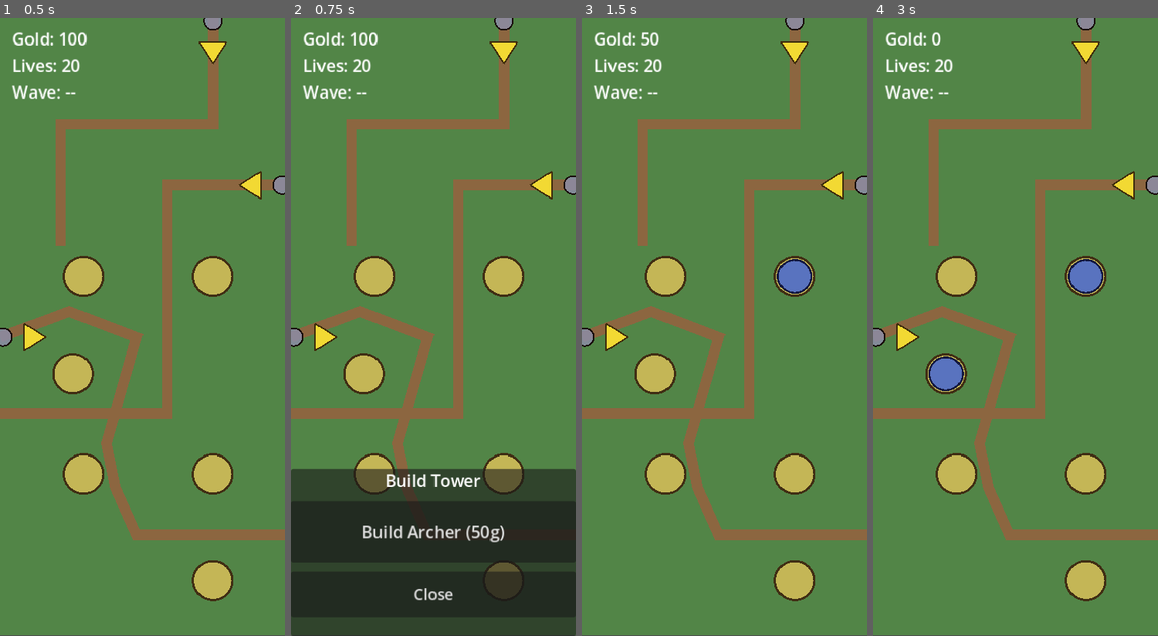
Above: before the commit, frames 1-4 (left to right).
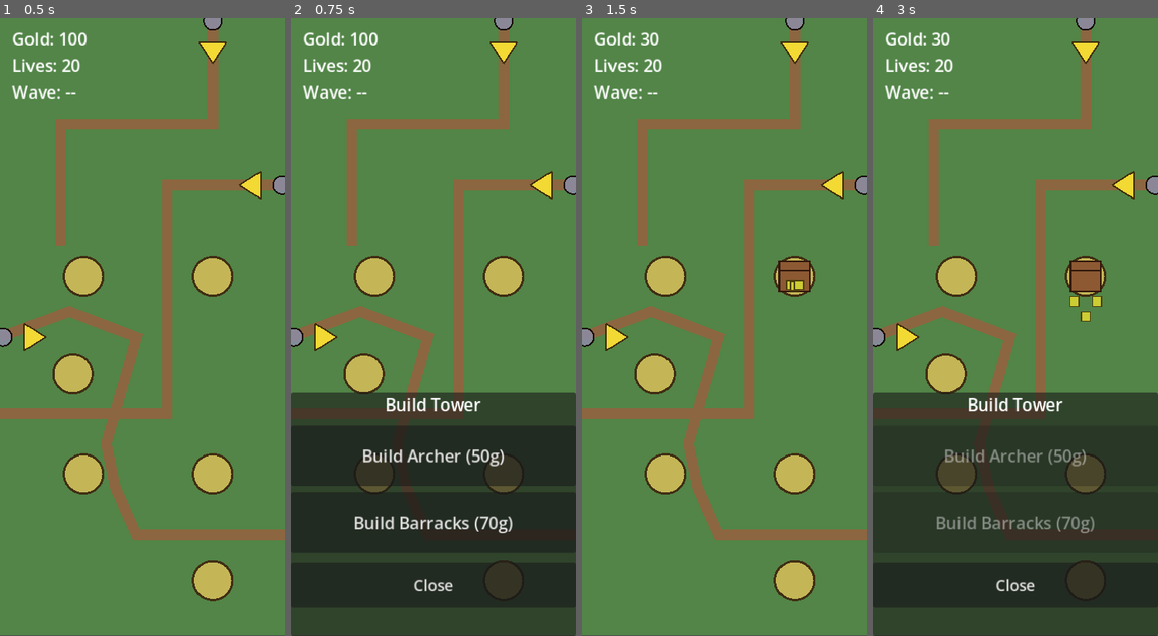
Above: after the commit, the same moments.

Repository: ookeooke/td1
Game: Godot game, scene res://main/Main.tscn
The game is run twice, just before and just after one commit, with the same random seed, the same clock (stepped at 60 frames per second) and the same inputs.
Inputs (mouse positions are in pixels of both pictures, inside the frame that each line leads up to):
- Up to frame 1 (0.5 s): no input
- Up to frame 2 (0.75 s): tap Enter at 0.5 s; move the mouse to (496, 296) at 0.52 s; click (496, 296) at 0.67 s
- Up to frame 3 (1.5 s): click (724, 524) at 1.25 s, where only the run after the commit has a clickable "Build Barracks (70g)"
- Up to frame 4 (3 s): drag from (958, 357) to (1086, 277) at 2.02 s; click (1015, 530) at 2.75 s, where only the run before the commit has a clickable "Build Archer (50g)"

Frame 1 is identical in both runs. In frame 2, 22% of the frame differs, in the area x 0-100%, y 60-97%; in frame 3, 0.6%; in frame 4, 41%, in the area x 0-100%, y 2-100%.

Commit message:
Phase 16: Barracks tower + soldier blocking
- soldiers/SoldierData.gd + soldier_basic.tres: Militia stats.
- soldiers/base_soldier.gd (CharacterBody2D, MOVING/BLOCKING/DEAD):
  walks to blocking position, then engages the first non-flying
  BaseEnemy overlapping MeleeRange. Attacks on a cooldown; on death
  releases the engaged enemy and emits soldier_died.
- soldiers/Soldier.tscn: layer 2 body + MeleeRange Area2D (mask 2).
- enemies/EnemyData.gd: attack_damage + attack_speed for counter-attack.
- enemies/base_enemy.gd: engage_combat / release_combat + COMBAT branch
  that ticks _combat_cooldown and damages the blocker. Flying enemies
  skip engagement at the soldier's filter.
- towers/TowerData.gd: soldier_scene / soldier_data / blocking_offset
  / spread. Unused on attack towers.
- towers/TowerBarracks (.gd/.tscn) + tower_barracks.tres: spawns a
  squad parented to the tower, respawns on EventBus.soldier_died via
  a SceneTree coroutine. Selling the tower frees the squad.
- ui/TowerPlacer: registers "barracks".
- ui/TowerSpotMenu (.gd/.tscn): adds BarracksButton (70g); panel
  offset_top bumped to -320 for the extra row.

Diff:
--- a/enemies/EnemyData.gd
+++ b/enemies/EnemyData.gd
@@ -8,6 +8,11 @@
 @export_range(0.0, 1.0) var magic_resist: float = 0.0
 @export var lives_worth: int = 1
 @export var gold_worth: int = 5
+
+# Melee counter-attack stats — used by BaseEnemy while engaged in COMBAT
+# state (vs. a blocking soldier). Flying units skip engagement entirely.
+@export var attack_damage: float = 3.0
+@export var attack_speed: float = 1.0
 
 @export var is_flying: bool = false
 @export var can_stealth: bool = false
--- a/enemies/base_enemy.gd
+++ b/enemies/base_enemy.gd
@@ -14,6 +14,10 @@
 # Active status effects keyed by id ("slow", "stun"). Reapplying the same id
 # replaces the prior effect (refreshes duration / takes stronger value).
 var _effects: Dictionary = {}
+
+# Combat engagement — set by soldiers calling engage_combat(self).
+var _blocker: Node = null
+var _combat_cooldown: float = 0.0
 
 
 func _ready() -> void:
@@ -42,8 +46,41 @@
 			_path_follow.progress += _effective_speed() * delta
 			if _path_follow.progress_ratio >= 1.0:
 				_reach_end()
-		State.STUNNED, State.COMBAT, State.STEALTHED, State.DYING:
+		State.COMBAT:
+			_combat_tick(delta)
+		State.STUNNED, State.STEALTHED, State.DYING:
 			pass
+
+
+func engage_combat(soldier: Node) -> void:
+	if state == State.DYING or soldier == null:
+		return
+	_blocker = soldier
+	_combat_cooldown = 1.0 / maxf(0.01, data.attack_speed) if data != null else 1.0
+	change_state(State.COMBAT)
+
+
+func release_combat(soldier: Node = null) -> void:
+	# If a specific soldier is provided, only release if it matches the
+	# current blocker (prevents stale release calls).
+	if soldier != null and _blocker != soldier:
+		return
+	_blocker = null
+	_combat_cooldown = 0.0
+	if state == State.COMBAT:
+		change_state(State.WALKING)
+
+
+func _combat_tick(delta: float) -> void:
+	if _blocker == null or not is_instance_valid(_blocker) or data == null:
+		release_combat()
+		return
+	_combat_cooldown -= delta
+	if _combat_cooldown > 0.0:
+		return
+	_combat_cooldown = 1.0 / maxf(0.01, data.attack_speed)
+	if _blocker.has_method("take_damage"):
+		_blocker.take_damage(data.attack_damage, DamageCalculator.DamageType.PHYSICAL, self)
 
 
 func apply_status_effect(effect) -> void:
--- a/levels/level1_waves.tres
+++ b/levels/level1_waves.tres
@@ -32,9 +32,7 @@
 
 [sub_resource type="Resource" id="Spawn_W2_Healer"]
 script = ExtResource("3_spawn")
-path_id = "left"
 enemy_scene = ExtResource("6_heal")
-count = 1
 start_delay = 3.0
 
 [sub_resource type="Resource" id="Wave2"]
--- /dev/null
+++ b/soldiers/Soldier.tscn
@@ -0,0 +1,23 @@
+[gd_scene format=3 uid="uid://b1td1soldsc02"]
+
+[ext_resource type="Script" path="res://soldiers/base_soldier.gd" id="1_sold"]
+[ext_resource type="Resource" path="res://soldiers/data/soldier_basic.tres" id="2_data"]
+
+[sub_resource type="RectangleShape2D" id="RectShape_body"]
+size = Vector2(12, 12)
+
+[node name="Soldier" type="CharacterBody2D"]
+collision_layer = 2
+collision_mask = 0
+script = ExtResource("1_sold")
+data = ExtResource("2_data")
+
+[node name="CollisionShape2D" type="CollisionShape2D" parent="."]
+shape = SubResource("RectShape_body")
+
+[node name="MeleeRange" type="Area2D" parent="."]
+collision_layer = 0
+collision_mask = 2
+monitorable = false
+
+[node name="CollisionShape2D" type="CollisionShape2D" parent="MeleeRange"]
--- /dev/null
+++ b/soldiers/SoldierData.gd
@@ -0,0 +1,14 @@
+extends Resource
+class_name SoldierData
+
+@export var soldier_name: String = "Soldier"
+@export var max_health: int = 20
+@export var attack_damage: float = 4.0
+@export var attack_speed: float = 1.0
+@export var move_speed: float = 70.0
+@export_range(0.0, 1.0) var armor: float = 0.1
+@export_range(0.0, 1.0) var magic_resist: float = 0.0
+@export var respawn_time: float = 4.0
+@export var max_count: int = 3
+@export var melee_range: float = 18.0
+@export_multiline var encyclopedia_entry: String = ""
--- /dev/null
+++ b/soldiers/base_soldier.gd
@@ -0,0 +1,114 @@
+extends CharacterBody2D
+class_name BaseSoldier
+
+# Phase 16: ground blocker. Spawned by TowerBarracks, walks in a straight
+# line to its `blocking_position`, then engages the first non-flying
+# BaseEnemy that overlaps its MeleeRange. Engagement pins the enemy to
+# State.COMBAT so its path progress halts. Both sides attack on Timers.
+# On soldier death the enemy is released back to WALKING and the barracks
+# schedules a respawn via the soldier_died signal.
+
+enum State { MOVING, BLOCKING, DEAD }
+
+@export var data: Resource  # SoldierData — typed loosely until Godot indexes the class_name
+
+var state: int = State.MOVING
+var current_health: int = 0
+
+var _blocking_position: Vector2 = Vector2.ZERO
+var _engaged_enemy: Node = null
+var _attack_cooldown: float = 0.0
+
+@onready var melee_range: Area2D = $MeleeRange
+@onready var melee_shape: CollisionShape2D = $MeleeRange/CollisionShape2D
+
+
+func _ready() -> void:
+	if data:
+		current_health = data.max_health
+		var circle := CircleShape2D.new()
+		circle.radius = data.melee_range
+		melee_shape.shape = circle
+
+
+func setup(blocking_position: Vector2) -> void:
+	_blocking_position = blocking_position
+
+
+func change_state(new_state: int) -> void:
+	if state == new_state:
+		return
+	state = new_state
+
+
+func _physics_process(delta: float) -> void:
+	if state == State.DEAD or data == null:
+		return
+	match state:
+		State.MOVING:
+			var to_target: Vector2 = _blocking_position - global_position
+			if to_target.length() < 3.0:
+				velocity = Vector2.ZERO
+				change_state(State.BLOCKING)
+			else:
+				velocity = to_target.normalized() * data.move_speed
+			move_and_slide()
+		State.BLOCKING:
+			_try_engage()
+			velocity = Vector2.ZERO
+			move_and_slide()
+			_attack_cycle(delta)
+
+
+func _try_engage() -> void:
+	if _engaged_enemy != null and is_instance_valid(_engaged_enemy) and _engaged_enemy.state != BaseEnemy.State.DYING:
+		return
+	_engaged_enemy = null
+	for area in melee_range.get_overlapping_areas():
+		if not (area is BaseEnemy):
+			continue
+		var enemy: BaseEnemy = area
+		if enemy.data == null or enemy.data.is_flying:
+			continue
+		if enemy.state == BaseEnemy.State.DYING:
+			continue
+		_engaged_enemy = enemy
+		enemy.engage_combat(self)
+		break
+
+
+func _attack_cycle(delta: float) -> void:
+	if _engaged_enemy == null or not is_instance_valid(_engaged_enemy):
+		return
+	var enemy: BaseEnemy = _engaged_enemy
+	if enemy.state == BaseEnemy.State.DYING:
+		_engaged_enemy = null
+		return
+	_attack_cooldown -= delta
+	if _attack_cooldown > 0.0:
+		return
+	_attack_cooldown = 1.0 / maxf(0.01, data.attack_speed)
+	enemy.take_damage(data.attack_damage, DamageCalculator.DamageType.PHYSICAL, self)
+
+
+func take_damage(amount: float, type: int, _source: Node = null) -> void:
+	if state == State.DEAD or data == null:
+		return
+	var final: float = DamageCalculator.calculate_damage(amount, type, self)
+	current_health -= int(ceil(final))
+	if current_health <= 0:
+		_die()
+
+
+func _die() -> void:
+	change_state(State.DEAD)
+	if _engaged_enemy != null and is_instance_valid(_engaged_enemy):
+		_engaged_enemy.release_combat(self)
+	_engaged_enemy = null
+	EventBus.soldier_died.emit(self)
+	queue_free()
+
+
+func _draw() -> void:
+	draw_rect(Rect2(-6, -6, 12, 12), Color(0.8, 0.8, 0.2))
+	draw_rect(Rect2(-6, -6, 12, 12), Color(0.3, 0.25, 0.05), false, 1.5)
--- /dev/null
+++ b/soldiers/data/soldier_basic.tres
@@ -0,0 +1,17 @@
+[gd_resource type="Resource" script_class="SoldierData" load_steps=2 format=3 uid="uid://b1td1sold001"]
+
+[ext_resource type="Script" path="res://soldiers/SoldierData.gd" id="1_data"]
+
+[resource]
+script = ExtResource("1_data")
+soldier_name = "Militia"
+max_health = 22
+attack_damage = 4.0
+attack_speed = 1.0
+move_speed = 70.0
+armor = 0.1
+magic_resist = 0.0
+respawn_time = 4.0
+max_count = 3
+melee_range = 18.0
+encyclopedia_entry = "Blocks ground enemies. Trades blows until killed, then respawns after a delay."
--- /dev/null
+++ b/towers/TowerBarracks.gd
@@ -0,0 +1,74 @@
+extends Node2D
+class_name TowerBarracks
+
+# Phase 16: spawns soldiers up to data.soldier_data.max_count and
+# keeps them respawned. Does not shoot — blocking is the job.
+# Soldiers are parented to the barracks so selling (queue_free) cleans
+# them up automatically. Blocking positions fan around
+# global_position + data.soldier_blocking_offset with soldier_spread.
+
+@export var data: TowerData
+
+var level: int = 1
+
+var _active_soldiers: Array[Node] = []
+var _slot_positions: Array[Vector2] = []
+
+
+func _ready() -> void:
+	if data == null or data.soldier_scene == null or data.soldier_data == null:
+		push_warning("[TowerBarracks] missing data / soldier_scene / soldier_data")
+		return
+	_slot_positions = _build_slot_positions()
+	EventBus.soldier_died.connect(_on_soldier_died)
+	for i in data.soldier_data.max_count:
+		_spawn_soldier(i)
+
+
+func _build_slot_positions() -> Array[Vector2]:
+	var base: Vector2 = global_position + data.soldier_blocking_offset
+	var sx: float = data.soldier_spread.x
+	var sy: float = data.soldier_spread.y
+	var positions: Array[Vector2] = []
+	positions.append(base + Vector2(-sx, -sy))
+	positions.append(base + Vector2(0, sy))
+	positions.append(base + Vector2(sx, -sy))
+	return positions
+
+
+func _spawn_soldier(slot_index: int) -> void:
+	if slot_index >= _slot_positions.size():
+		return
+	var soldier: CharacterBody2D = data.soldier_scene.instantiate()
+	add_child(soldier)
+	soldier.global_position = global_position
+	if soldier.has_method("setup"):
+		soldier.setup(_slot_positions[slot_index])
+	soldier.set_meta("slot_index", slot_index)
+	_active_soldiers.append(soldier)
+	EventBus.soldier_spawned.emit(soldier, self)
+
+
+func _on_soldier_died(soldier: Node) -> void:
+	var idx: int = _active_soldiers.find(soldier)
+	if idx < 0:
+		return
+	_active_soldiers.remove_at(idx)
+	var slot: int = int(soldier.get_meta("slot_index", 0))
+	var respawn_time: float = 4.0
+	if data.soldier_data != null and "respawn_time" in data.soldier_data:
+		respawn_time = data.soldier_data.respawn_time
+	_respawn_after(respawn_time, slot)
+
+
+func _respawn_after(seconds: float, slot: int) -> void:
+	await get_tree().create_timer(seconds).timeout
+	if not is_inside_tree():
+		return
+	_spawn_soldier(slot)
+
+
+func _draw() -> void:
+	draw_rect(Rect2(-20, -20, 40, 40), Color(0.55, 0.35, 0.2))
+	draw_rect(Rect2(-20, -20, 40, 40), Color(0.2, 0.1, 0.05), false, 2.5)
+	draw_line(Vector2(-20, -8), Vector2(20, -8), Color(0.2, 0.1, 0.05), 1.5)
--- /dev/null
+++ b/towers/TowerBarracks.tscn
@@ -0,0 +1,8 @@
+[gd_scene format=3 uid="uid://b1td1towbar02"]
+
+[ext_resource type="Script" path="res://towers/TowerBarracks.gd" id="1_bar"]
+[ext_resource type="Resource" path="res://towers/data/tower_barracks.tres" id="2_data"]
+
+[node name="TowerBarracks" type="Node2D"]
+script = ExtResource("1_bar")
+data = ExtResource("2_data")
--- a/towers/TowerData.gd
+++ b/towers/TowerData.gd
@@ -23,4 +23,10 @@
 # Asset reference — per tower; not a "stat" so keeping alongside config.
 @export var projectile_scene: PackedScene
 
+# Barracks fields (unused on attack towers). Phase 16.
+@export var soldier_scene: PackedScene
+@export var soldier_data: Resource
+@export var soldier_blocking_offset: Vector2 = Vector2(0, 45)
+@export var soldier_spread: Vector2 = Vector2(16, 10)
+
 @export_multiline var encyclopedia_entry: String = ""
--- /dev/null
+++ b/towers/data/tower_barracks.tres
@@ -0,0 +1,25 @@
+[gd_resource type="Resource" script_class="TowerData" load_steps=4 format=3 uid="uid://b1td1towbar01"]
+
+[ext_resource type="Script" path="res://towers/TowerData.gd" id="1_data"]
+[ext_resource type="PackedScene" path="res://soldiers/Soldier.tscn" id="2_soldier"]
+[ext_resource type="Resource" path="res://soldiers/data/soldier_basic.tres" id="3_soldata"]
+
+[resource]
+script = ExtResource("1_data")
+tower_name = "Barracks"
+tower_id = "barracks"
+requires_unlock = false
+damage = 0.0
+damage_type = 0
+attack_range = 0.0
+attack_speed = 0.0
+cost = 70
+sell_value = 40
+targets_flying = false
+upgrade_cost_lvl2 = 90
+upgrade_cost_lvl3 = 140
+soldier_scene = ExtResource("2_soldier")
+soldier_data = ExtResource("3_soldata")
+soldier_blocking_offset = Vector2(0, 45)
+soldier_spread = Vector2(16, 10)
+encyclopedia_entry = "Trains militia to block ground enemies. Cannot stop flying."
--- a/ui/TowerPlacer.gd
+++ b/ui/TowerPlacer.gd
@@ -7,6 +7,8 @@
 
 const ARCHER_SCENE: PackedScene = preload("res://towers/TowerArcher.tscn")
 const ARCHER_DATA: Resource = preload("res://towers/data/tower_archer.tres")
+const BARRACKS_SCENE: PackedScene = preload("res://towers/TowerBarracks.tscn")
+const BARRACKS_DATA: Resource = preload("res://towers/data/tower_barracks.tres")
 
 @export var towers_parent_path: NodePath
 @export var grid_manager_path: NodePath
@@ -27,6 +29,11 @@
 		"scene": ARCHER_SCENE,
 		"data": ARCHER_DATA,
 		"cost": ARCHER_DATA.cost,
+	}
+	_registry["barracks"] = {
+		"scene": BARRACKS_SCENE,
+		"data": BARRACKS_DATA,
+		"cost": BARRACKS_DATA.cost,
 	}
 	EventBus.tower_build_requested.connect(_on_build_requested)
 	EventBus.tower_sell_requested.connect(_on_sell_requested)
--- a/ui/TowerSpotMenu.gd
+++ b/ui/TowerSpotMenu.gd
@@ -11,11 +11,14 @@
 @onready var build_row: VBoxContainer = %BuildRow
 @onready var sell_row: VBoxContainer = %SellRow
 @onready var archer_button: Button = %ArcherButton
+@onready var barracks_button: Button = %BarracksButton
 @onready var sell_button: Button = %SellButton
 @onready var close_button: Button = %CloseButton
 
 const ARCHER_ID: String = "archer"
 const ARCHER_COST: int = 50
+const BARRACKS_ID: String = "barracks"
+const BARRACKS_COST: int = 70
 
 var _current_spot_id: String = ""
 var _current_tower: Node = null
@@ -27,6 +30,7 @@
 	visible = false
 	root.visible = true
 	archer_button.pressed.connect(_on_archer_pressed)
+	barracks_button.pressed.connect(_on_barracks_pressed)
 	sell_button.pressed.connect(_on_sell_pressed)
 	close_button.pressed.connect(_dismiss)
 	backdrop.gui_input.connect(_on_backdrop_input)
@@ -64,6 +68,8 @@
 func _refresh_build_buttons() -> void:
 	archer_button.text = "Build Archer (%dg)" % ARCHER_COST
 	archer_button.disabled = GameState.gold < ARCHER_COST
+	barracks_button.text = "Build Barracks (%dg)" % BARRACKS_COST
+	barracks_button.disabled = GameState.gold < BARRACKS_COST
 
 
 func _refresh_sell_button() -> void:
@@ -90,6 +96,13 @@
 	_dismiss()
 
 
+func _on_barracks_pressed() -> void:
+	if _current_spot_id == "":
+		return
+	EventBus.tower_build_requested.emit(_current_spot_id, BARRACKS_ID)
+	_dismiss()
+
+
 func _on_sell_pressed() -> void:
 	if _current_spot_id == "":
 		return
--- a/ui/TowerSpotMenu.tscn
+++ b/ui/TowerSpotMenu.tscn
@@ -29,7 +29,7 @@
 anchor_top = 1.0
 anchor_right = 1.0
 anchor_bottom = 1.0
-offset_top = -220.0
+offset_top = -320.0
 grow_horizontal = 2
 grow_vertical = 0
 
@@ -56,6 +56,13 @@
 text = "Build Archer (50g)"
 theme_override_font_sizes/font_size = 22
 
+[node name="BarracksButton" type="Button" parent="Root/Panel/VBox/BuildRow"]
+unique_name_in_owner = true
+custom_minimum_size = Vector2(0, 80)
+layout_mode = 2
+text = "Build Barracks (70g)"
+theme_override_font_sizes/font_size = 22
+
 [node name="SellRow" type="VBoxContainer" parent="Root/Panel/VBox"]
 unique_name_in_owner = true
 layout_mode = 2
Not shown: 1 places in enemies/data/enemy_healer.tres that only renumber resources
Not shown, added: enemies/enemy_healer.gd.uid
Not shown: 1 places in levels/level1_waves.tres that only renumber resources
Not shown, changed: SESSIONS.md
